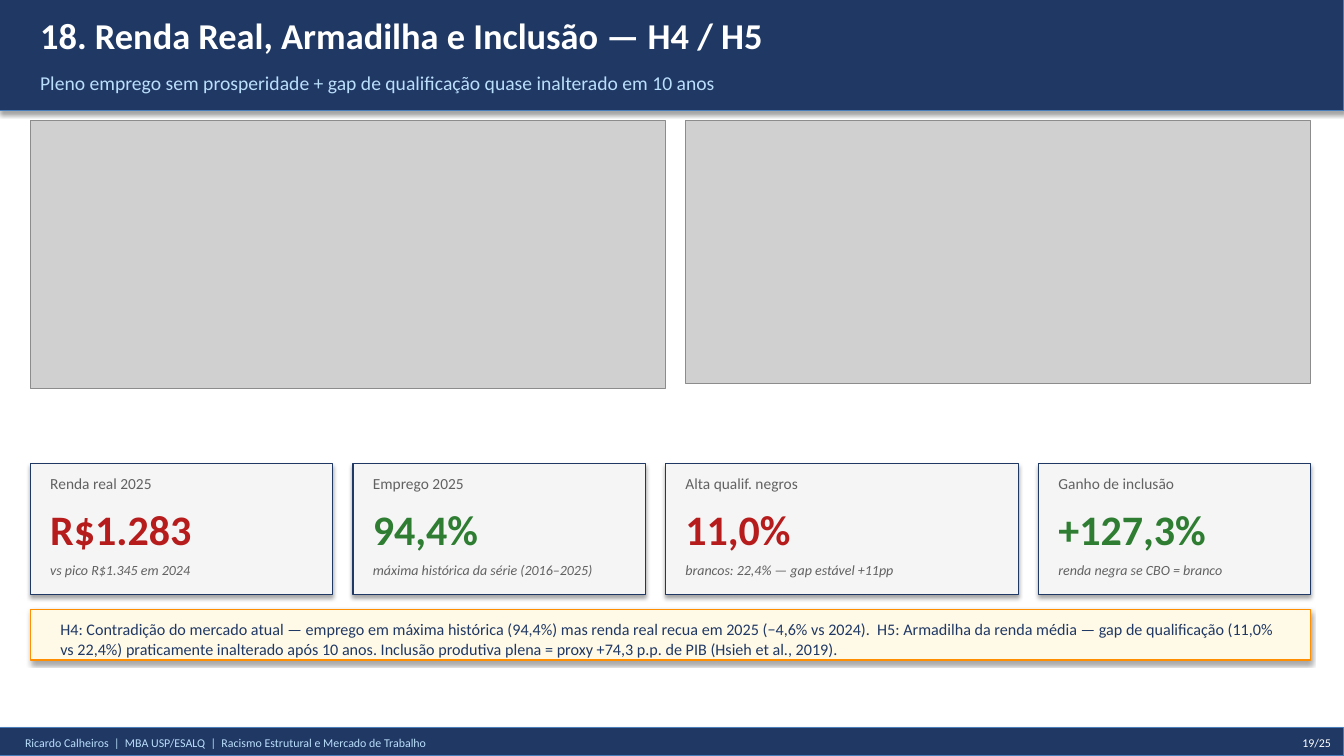
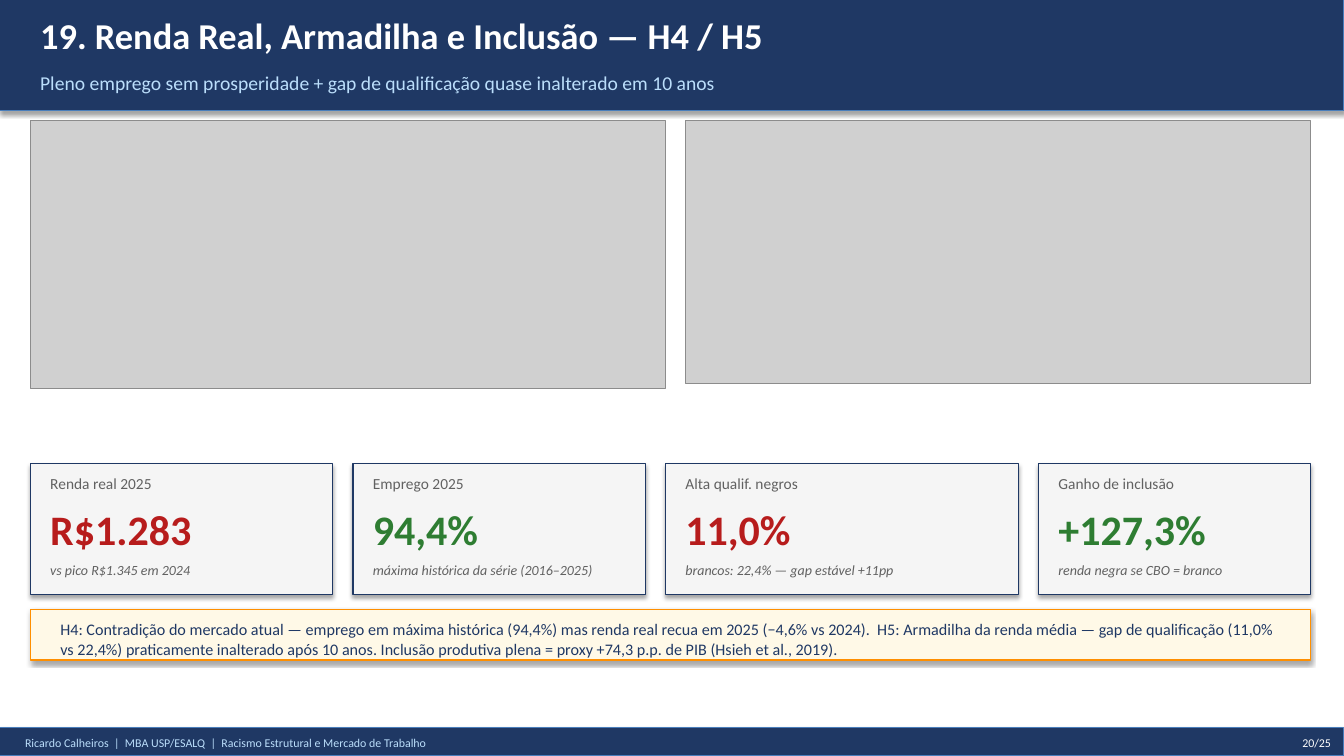
Before and after one commit to rickinrj-ux/ProjetoRacismoPNAD, a slide deck: slide 20 of apresentacao_tcc.pptx (slide 19 before the commit). Drawn at 1344x756 pixels with LibreOffice and Linux fonts; fonts in the diff are those of the drawing; grey boxes stand for pictures. Boxes give left, top, right and bottom in pixels: in the first picture for what was removed or moved away, otherwise in the second. Text is boxed around its words. In the diff, an @@ line names an element or a change of style, - is before the commit and + after.

```diff
--- a/apresentacao_tcc.pptx
+++ b/apresentacao_tcc.pptx
@@ text at bbox=[40, 23, 762, 54]: text changed @@
-18. Renda Real, Armadilha e Inclusão — H4 / H5
+19. Renda Real, Armadilha e Inclusão — H4 / H5
@@ text at bbox=[1302, 739, 1331, 748]: text changed @@
-19/25
+20/25
```
Also in this commit, not shown: 8 other slides changed, 1 slide added, 1 other file.
